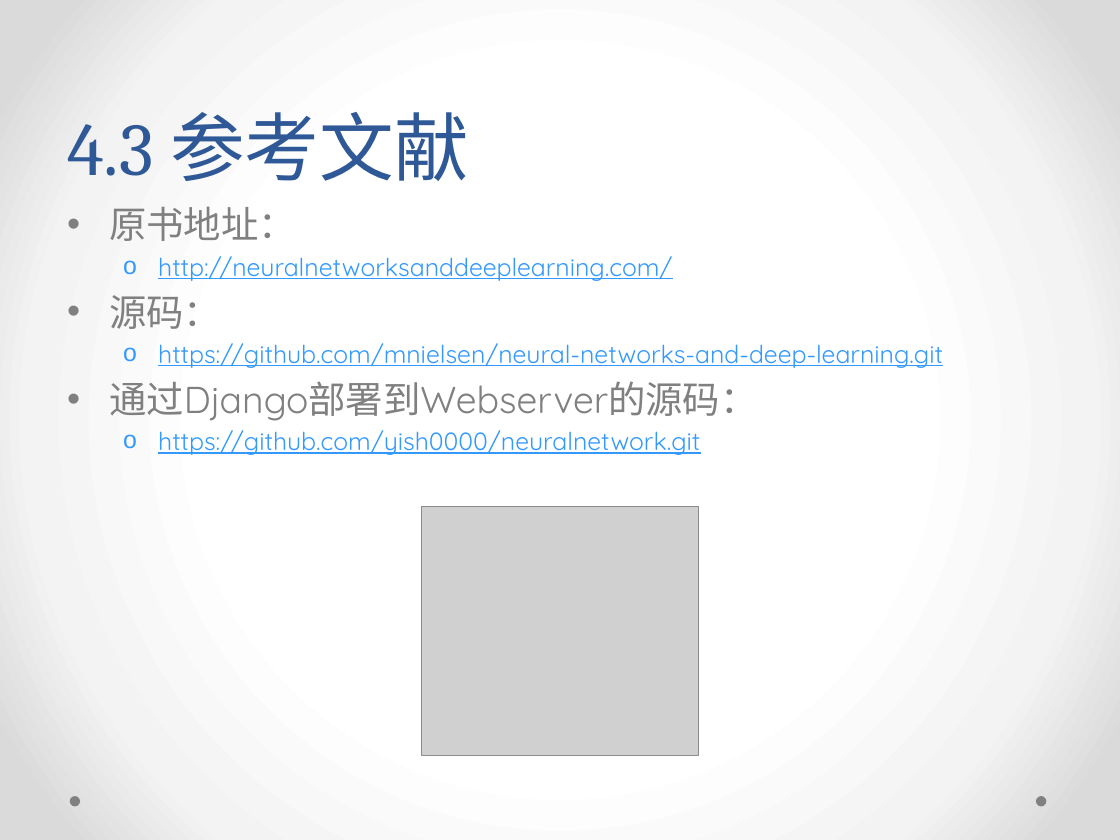
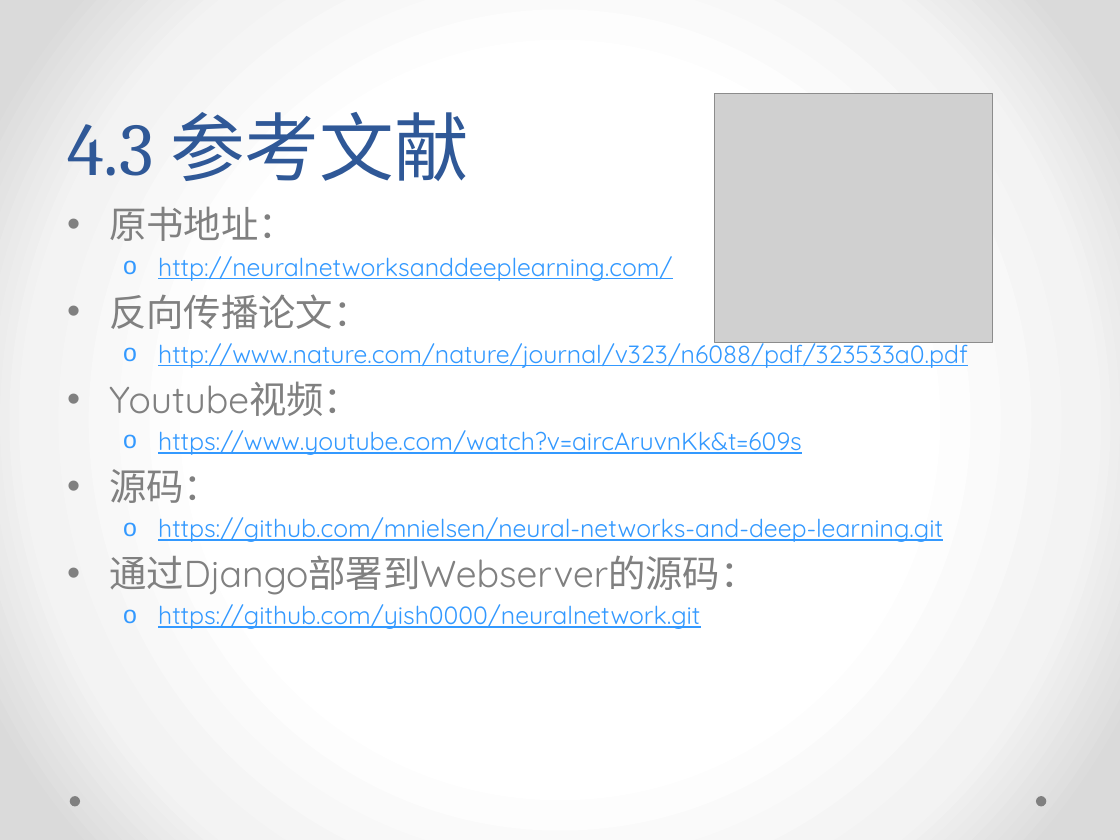
Before and after one commit to yish0000/neuralnetwork, a slide deck: slide 60 of 深度学习数学原理初探.pptx. Drawn at 1120x840 pixels with LibreOffice and Linux fonts; fonts in the diff are those of the drawing; grey boxes stand for pictures; background and template pictures are left out. Boxes give left, top, right and bottom in pixels: in the first picture for what was removed or moved away, otherwise in the second. Text is boxed around its words. In the diff, an @@ line names an element or a change of style, - is before the commit and + after.

```diff
--- a/深度学习数学原理初探.pptx
+++ b/深度学习数学原理初探.pptx
@@ picture: place and size @@
-picture at [421,506,699,755]
+picture at [715,94,992,343]
@@ text at [109,294,968,455]: paragraphs added @@
+• 反向传播论文：
+  o http://www.nature.com/nature/journal/v323/n6088/pdf/323533a0.pdf
+• Youtube视频：
+  o https://www.youtube.com/watch?v=aircAruvnKk&t=609s
```
Also in this commit, not shown: 10 other slides changed.
